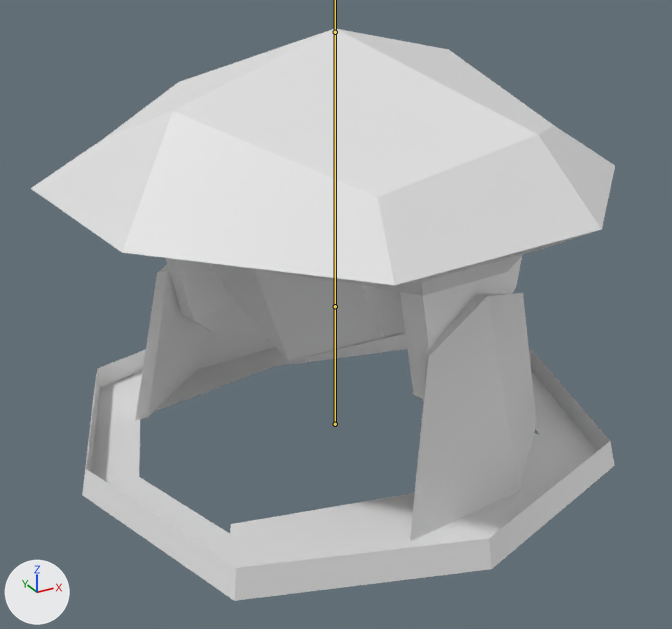
The FBX model Assets/Models/Enemies/Turret/Enemy_Turret.fbx: old version first, new version second.
Camera for both pictures: a 50 mm lens placed at (-1.54, -2.8, 1.87), pointed at (-0.05, -0.09, 0.52). Every picture has the same lights, and +X, +Y and +Z are marked at lower left. Both versions are drawn at frame 10 of the action 'Armature|Turret_Yaw'; the numbers are the values there. The bones that bend it are drawn over the model as lines.

Names of what the first picture shows: 'Turret_Base', 'Turret_Hinge', 'Turret_Turret'.
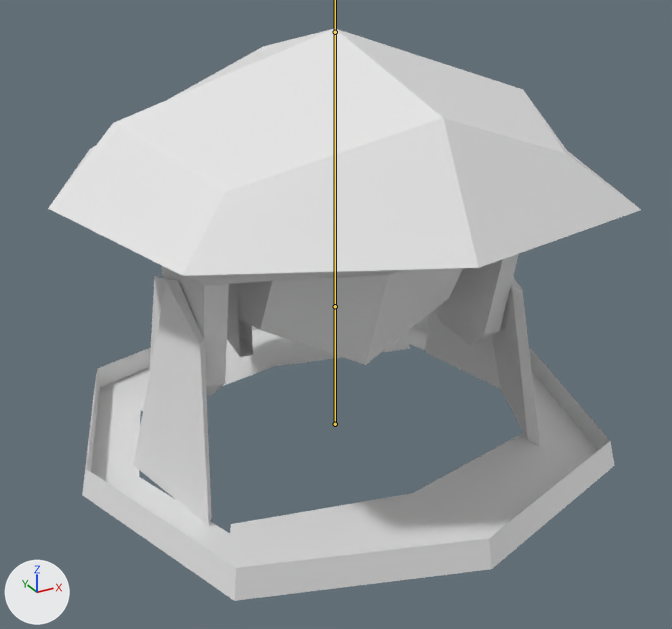
The edits, one by one:
Bone 'Base' (bone_base) turns from (0, 115, 0) to (0, 174, 0) degrees about its own x, y and z.

Boxes [x1, y1, x2, y2] around the edits, measured in the pictures (672 x 629 px):
'Turret_Turret', posed: before [31, 29, 615, 400]; after [48, 29, 641, 396]
'Turret_Hinge', posed (9% shorter): before [135, 265, 537, 541]; after [133, 276, 540, 526]
